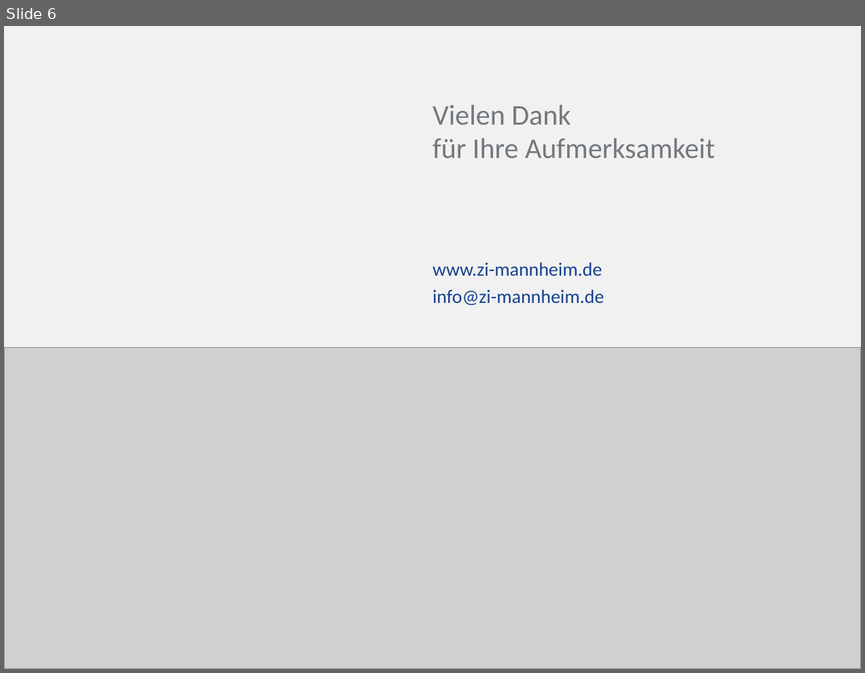
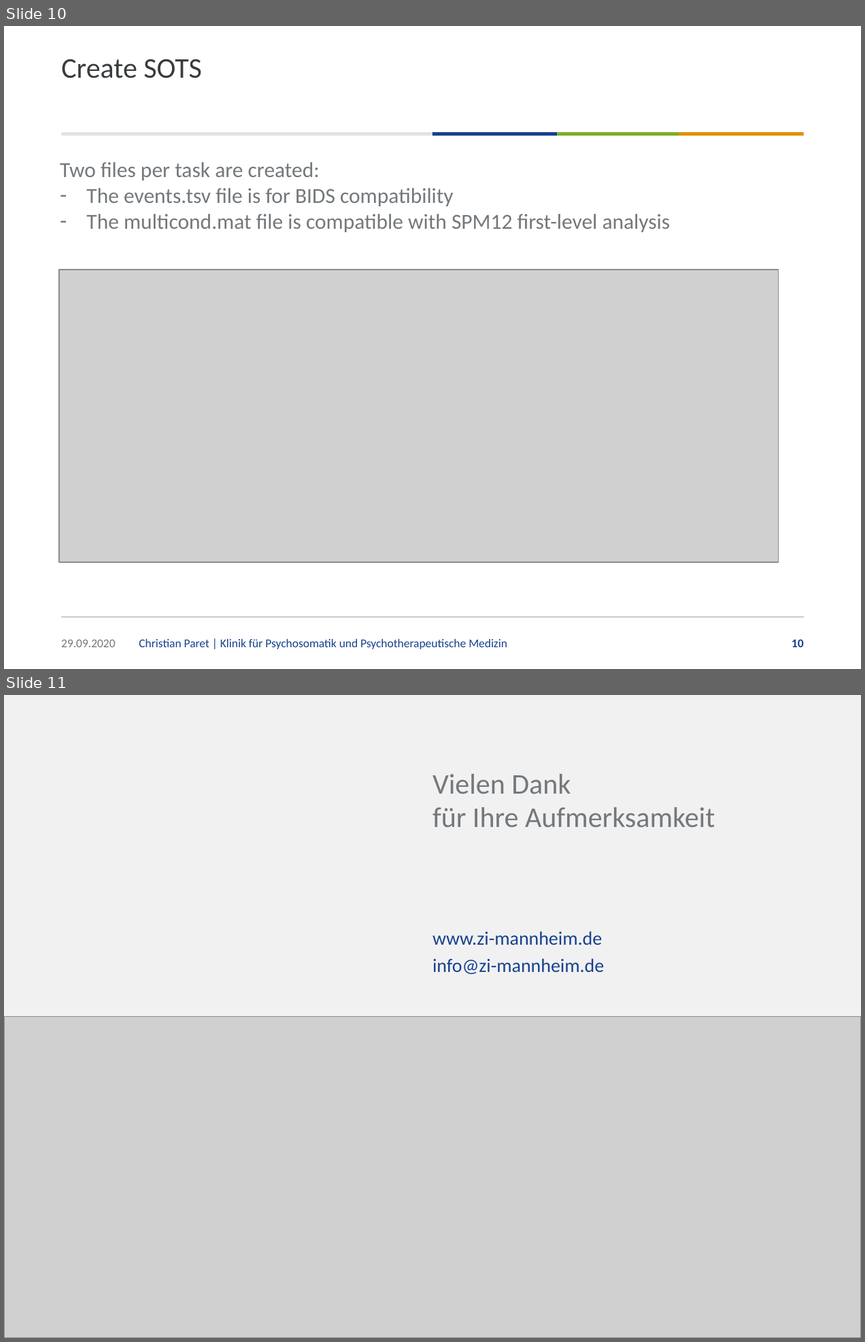
Before and after one commit to christianparet/RaBIDS, a slide deck: manuals/Introduction to RaBIDS.pptx. Shown one above the other, each under a label of ours: slide 6 before the commit, slides 10 and 11 after it. The pictures are 865x673 and 865x1342 pixels, drawn with LibreOffice and Linux fonts; fonts in the diff are those of the drawing; grey boxes stand for pictures; background and template pictures are left out. Boxes give left, top, right and bottom in pixels: in the first picture for what was removed or moved away, otherwise in the second. Text is boxed around its words. In the diff, an @@ line names an element or a change of style, - is before the commit and + after.

```diff
--- a/manuals/Introduction to RaBIDS.pptx
+++ b/manuals/Introduction to RaBIDS.pptx
@@ slide 10 added at (x1=4, y1=26, x2=861, y2=669), background #FFFFFF @@
@@ title added at (x1=61, y1=59, x2=202, y2=78), 24 pt, text #3A3C3E @@
+Create SOTS
@@ group added at (x1=61, y1=132, x2=804, y2=616): 4 rectangles, 1 line @@
@@ text added at (x1=60, y1=162, x2=670, y2=232), 18 pt, text #73787C @@
+Two files per task are created:
+– The events.tsv file is for BIDS compatibility
+– The multicond.mat file is compatible with SPM12 first-level analysis
@@ picture added at (x1=59, y1=269, x2=778, y2=562) @@
@@ text added at (x1=61, y1=639, x2=115, y2=647), 10 pt, text #73787C @@
+29.09.2020
@@ text added at (x1=139, y1=639, x2=507, y2=649), 10 pt, text #17418C @@
+Christian Paret | Klinik für Psychosomatik und Psychotherapeutische Medizin
@@ page number added at (x1=791, y1=639, x2=804, y2=647), 10 pt, text #17418C, bold @@
+10
@@ what was slide 6 is now slide 11 @@
```
Also in this commit, not shown: 4 slides changed, 4 other slides added, 1 other file.
